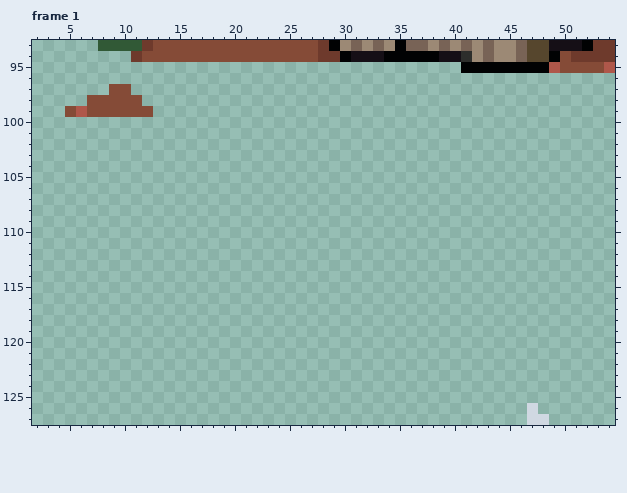
A pixel-art file gets an edit: dev/gfx/intro/game-ending.aseprite. Above is the file before it was changed.
128x128 pixels, 3 frames. Shown: frame 1: x 2..54, y 93..127.
New version:
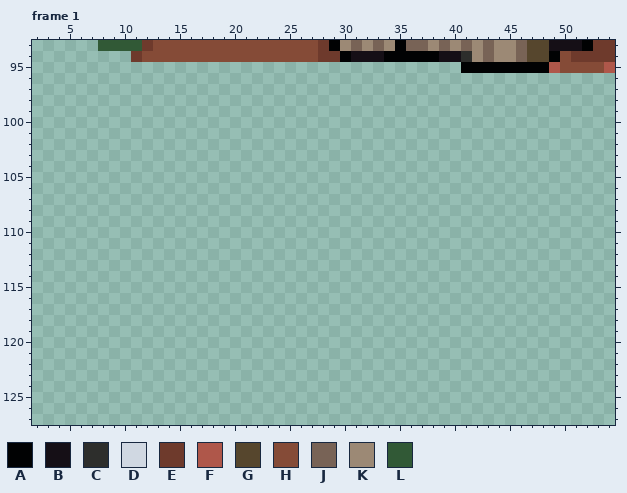
Palette (. is transparent): A #010203  B #150f16  C #2d2e2c  D #d0d8e2  E #6e3a2c  F #af574a  G #56462d  H #854b37  J #786356  K #9c8975  L #315936
Edits made:
--- frame 1, layers "Layer 2", "Layer 1"
@@ x 3..14 @@
  96 ............
- 97 ......HH....
- 98 ....HHHHH...
- 99 ..HFHHHHHH..
+ 97 ............
+ 98 ............
+ 99 ............
 100 ............
@@ x 45..50 @@
 125 ......
-126 ..D...
-127 ..DD..
+126 ......
+127 ......
Changed places in both pictures, as pixel boxes (x1, y1, x2, y2):
erased: (65, 84, 153, 117)
erased: (527, 403, 549, 425)
